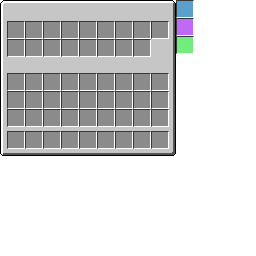
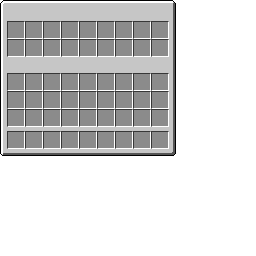
Layered file, before and after one edit (w=256, h=256). Changes by layer:
added layer "Mockup" above "Slots" over (151, 39, 169, 57)
painted on "Slots" over (151, 39, 169, 57)
painted on "Background" over (176, 0, 194, 54)
